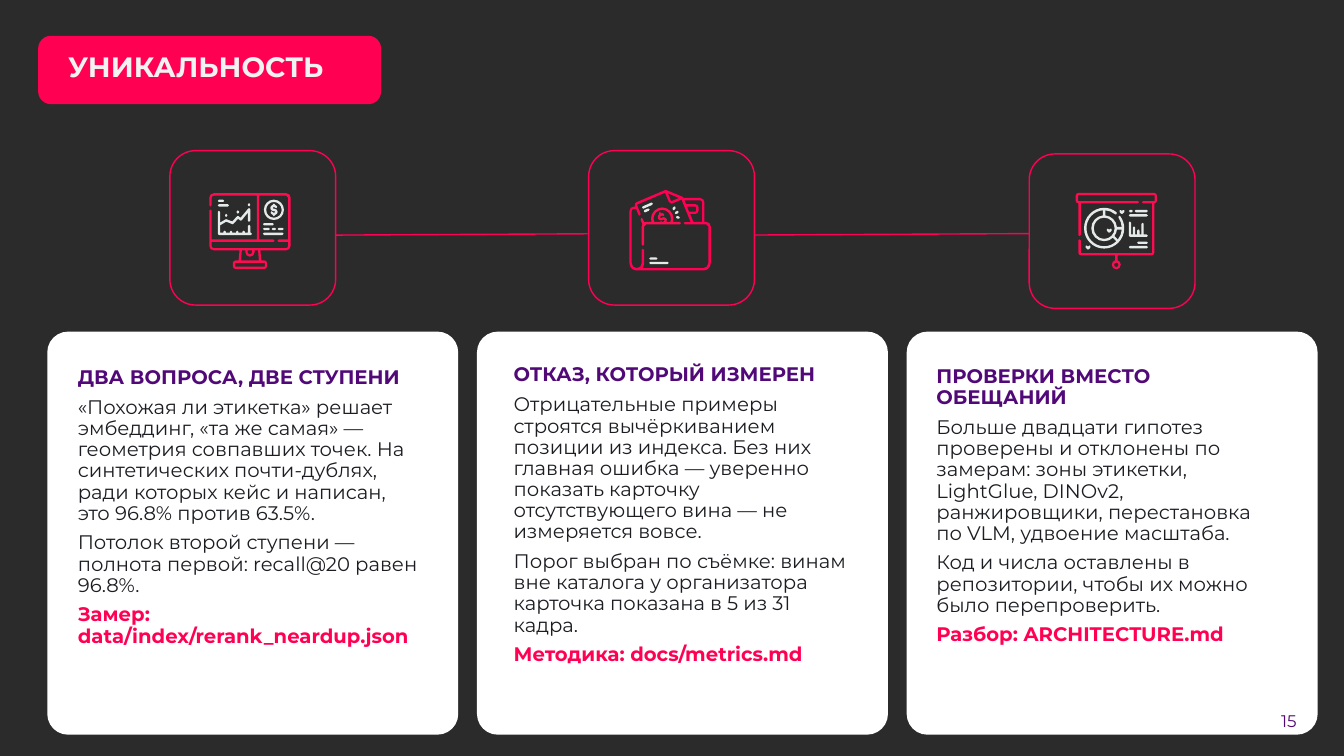
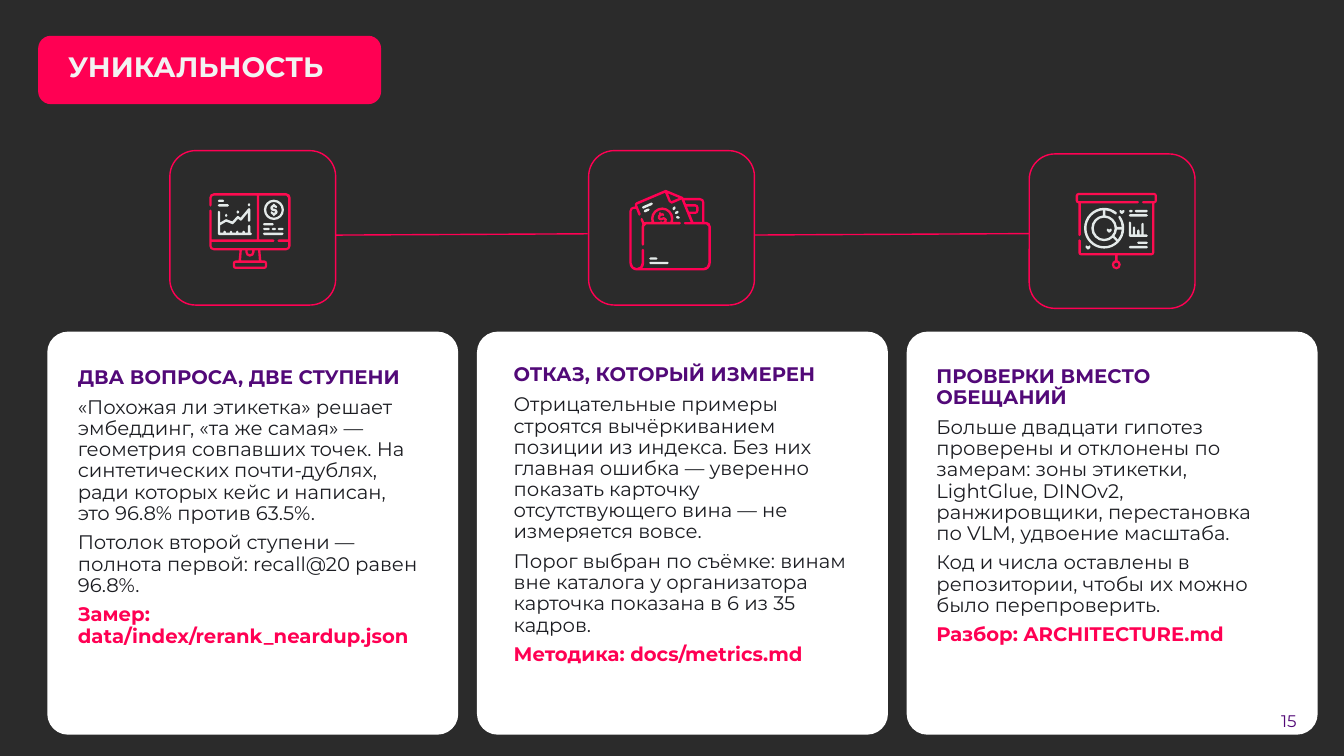
Before and after one commit to AlexGvr/rus_vines, a slide deck: slide 15 of ЛЦТ2026 Сканер российских вин.pptx. Drawn at 1344x756 pixels with LibreOffice and Linux fonts; fonts in the diff are those of the drawing; background and template pictures are left out; a plain dark background stands for a picture behind light text. Boxes give left, top, right and bottom in pixels: in the first picture for what was removed or moved away, otherwise in the second. Text is boxed around its words. In the diff, an @@ line names an element or a change of style, - is before the commit and + after.

```diff
--- a/ЛЦТ2026 Сканер российских вин.pptx
+++ b/ЛЦТ2026 Сканер российских вин.pptx
@@ text at box(514, 553, 846, 636): text changed @@
-Порог выбран по съёмке: винам вне каталога у организатора карточка показана в 5 из 31 кадра.
+Порог выбран по съёмке: винам вне каталога у организатора карточка показана в 6 из 35 кадров.
```
Also in this commit, not shown: 6 other slides changed, 8 other files.
